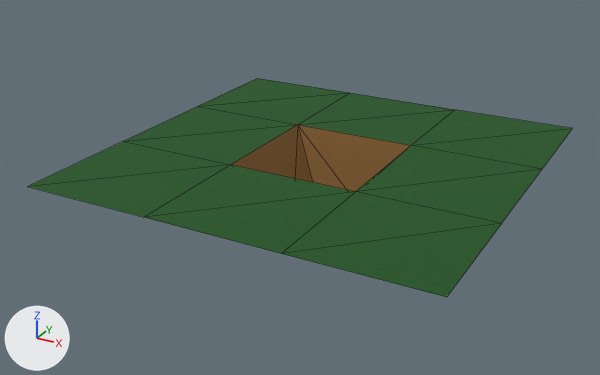
Before and after pictures for a commit that changed the glTF model dist/assets/models/trench0.glb.
Rendered twice from a 50 mm camera at (1.76, -3.44, 1.52) aimed at (-0.09, -0.07, -0.17). Every picture has the same lights, and +X, +Y and +Z are marked at lower left. Mesh edges are drawn as thin lines. Vertices at the same position are counted once.

Before the edit, the objects in view are built like this:
```python
me_cube_007 = bpy.data.meshes.new('Cube.007')
me_cube_007.from_pydata(...)  # 20 vertices, 26 faces; spans x -1.0..1.0, y -1.0..1.0, z -0.25..0.0
me_cube_007.materials.append(mat_trench)  # picture img_ground
# before: 0 (-1.0, -0.33, 0.0) at pixel (122, 141), 1 (-1.0, 0.33, 0.0) at pixel (197, 106), 2 (1.0, -0.33, 0.0) at pixel (501, 223), 3 (1.0, 0.33, 0.0) at pixel (542, 169), 4 (-0.33, 0.33, 0.0) at pixel (297, 124)
# before: 5 (0.33, 0.33, 0.0) at pixel (411, 145), 6 (0.33, -0.33, 0.0) at pixel (355, 191), 7 (-0.33, -0.33, 0.0) at pixel (230, 164), 12 (-1.0, 1.0, 0.0) at pixel (257, 78), 13 (1.0, 1.0, 0.0) at pixel (572, 128)
# before: 14 (-0.33, 1.0, 0.0) at pixel (350, 92), 15 (0.33, 1.0, 0.0) at pixel (454, 109), 16 (-1.0, -1.0, 0.0) at pixel (27, 186), 17 (1.0, -1.0, 0.0) at pixel (446, 297), 18 (0.33, -1.0, 0.0) at pixel (281, 253)
# before: 19 (-0.33, -1.0, 0.0) at pixel (143, 217)
ob_trench0 = bpy.data.objects.new('Trench0', me_cube_007)
ob_trench0.location = (0.0, 0.0, 0.0)
```
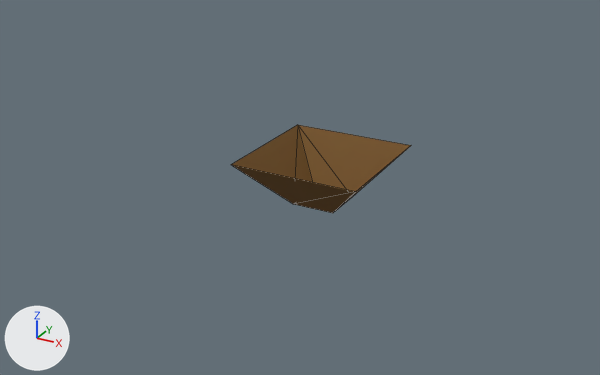
Where the change shows, as pixel boxes [x1, y1, x2, y2] in the pictures (600 x 375 px):
'Trench0', reshaped (67% narrower, 60% shorter): before [27, 78, 573, 297]; after [231, 125, 411, 213]
part 1 of me_cube_007, deleted (green): before [27, 78, 573, 297]

The change in detail:
me_cube_007 is used by ob_trench0; location (0.0, 0.0, 0.0).
Verts and faces of me_cube_007; kept vertices keep their numbers, new ones are numbered from 20.
me_cube_007 had 20 vertices, 26 faces and spanned x -1.0..1.0, y -1.0..1.0, z -0.25..0.0.
me_cube_007 now has 8 vertices, 10 faces and spans x -0.33..0.33, y -0.33..0.33, z -0.25..0.0.
Part 1, on me_cube_007:
Vertices deleted: 0 to 3, 12 to 19 (with the faces that use them).
